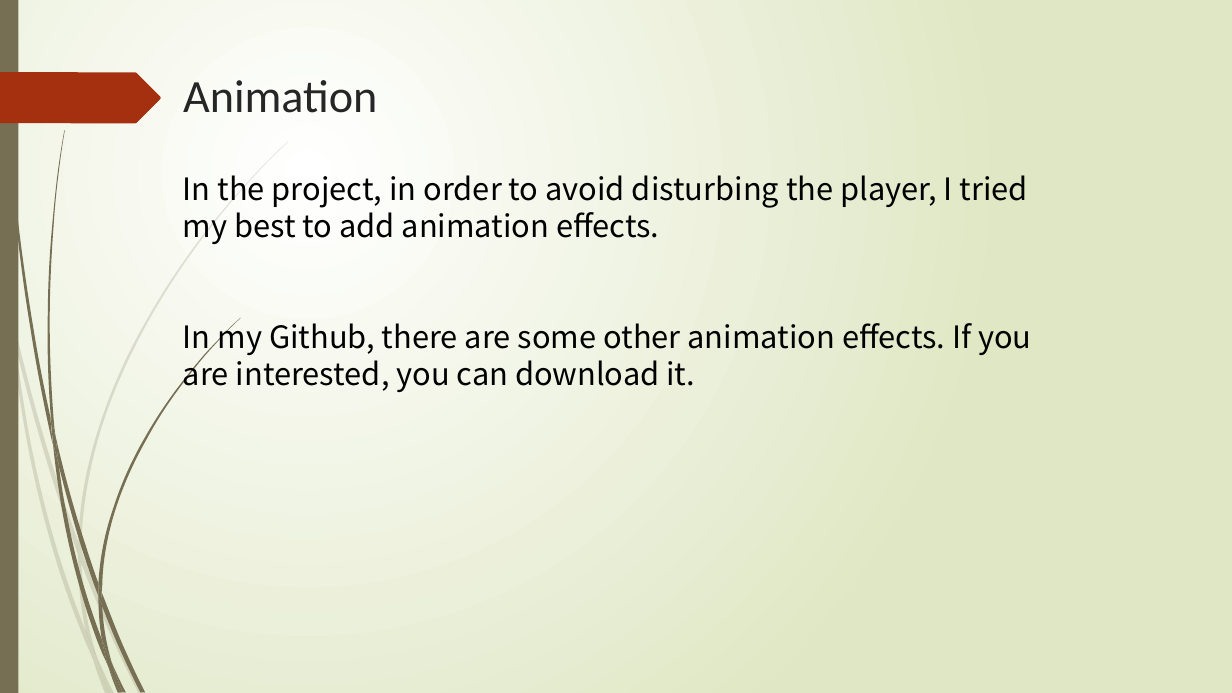
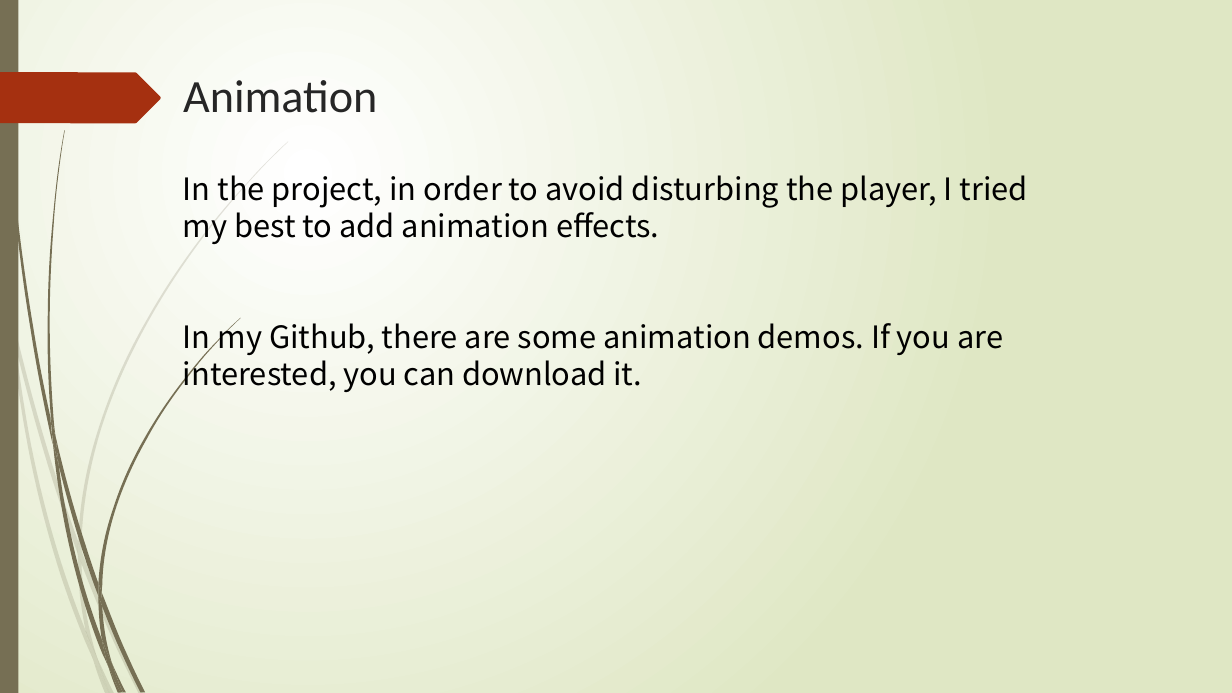
Before and after one commit to DMIT2504/dmit2504-e01-spring2020term-courseproject-JJ-JianJiao, a slide deck: slide 18 of 2048_project_tutorial.pptx (slide 24 before the commit). Drawn at 1232x693 pixels with LibreOffice and Linux fonts; fonts in the diff are those of the drawing. Boxes give left, top, right and bottom in pixels: in the first picture for what was removed or moved away, otherwise in the second. Text is boxed around its words. In the diff, an @@ line names an element or a change of style, - is before the commit and + after.

```diff
--- a/2048_project_tutorial.pptx
+++ b/2048_project_tutorial.pptx
@@ text at (183,318,1003,392): text changed @@
-In my Github, there are some other animation effects. If you are interested, you can download it.
+In my Github, there are some animation demos. If you are interested, you can download it.
```
Also in this commit, not shown: 3 other slides changed, 1 slide added.
